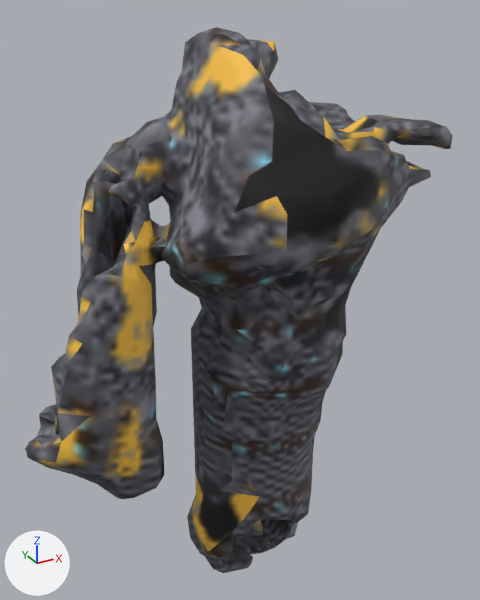
What one commit did to the glTF model www/proto3d/models/beth/equipment/fitted/elira/elira_chain_epic_leg_R.glb.
Both versions are drawn from a 50 mm camera at (-0.634, -0.995, 0.878) aimed at (-0.215, -0.234, 0.497). Arrows for +X, +Y and +Z are at lower left; the lights stay in place. The first picture is the older version. Vertices at exactly the same position are counted once.

Before the edit, the objects in view are built like this:
```python
me_elira_chain_epic_leg_r_hi_001 = bpy.data.meshes.new('elira_chain_epic_leg_R_hi.001')
me_elira_chain_epic_leg_r_hi_001.from_pydata(...)  # 2224 vertices, 4498 faces; spans x -0.53..0.021, y -0.424..-0.084, z -0.031..0.856
me_elira_chain_epic_leg_r_hi_001.materials.append(mat_elira_chain_epic_leg_r_mat)  # picture img_tex_elira_chain_epic_leg_r
ob_elira_chain_epic_leg_r = bpy.data.objects.new('elira_chain_epic_leg_R', me_elira_chain_epic_leg_r_hi_001)
ob_elira_chain_epic_leg_r.location = (0.0, 0.0, 0.0)
```
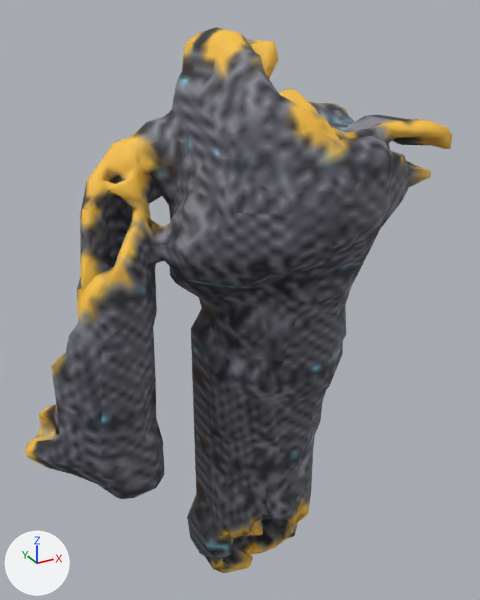
The change, as a list of edits to the scene's bpy script:
```text
Change me_elira_chain_epic_leg_r_hi_001:
    used by ob_elira_chain_epic_leg_r; location = (0.0, 0.0, 0.0)
    remove me_elira_chain_epic_leg_r_hi_001.from_pydata(...)  # 2224 vertices, 4498 faces; spans x -0.53..0.021, y -0.424..-0.084, z -0.031..0.856
    add me_elira_chain_epic_leg_r_hi_001.from_pydata(...)  # 2233 vertices, 4530 faces; spans x -0.53..0.021, y -0.424..-0.084, z -0.031..0.856
    me_elira_chain_epic_leg_r_hi_001 part 1: the loose piece of 6 vertices spanning x -0.189..-0.161, y -0.289..-0.278, z 0.071..0.083 is deleted
    me_elira_chain_epic_leg_r_hi_001 part 2
    32 vertices are removed from x -0.491..-0.06, y -0.367..-0.109, z 0.067..0.828
    199 faces are deleted
    5 vertices move from x -0.269..-0.209, y -0.234..-0.109, z 0.131..0.403 to x -0.27..-0.207, y -0.232..-0.108, z 0.13..0.403
    52 vertices are added at x -0.493..-0.055, y -0.371..-0.11, z 0.066..0.83
    239 new faces join them
    me_elira_chain_epic_leg_r_hi_001 part 3: 4281 kept faces spanning x -0.53..0.021, y -0.424..-0.084, z -0.031..0.856 get new texture (UV) coordinates
    other edits to the shape of me_elira_chain_epic_leg_r_hi_001 do not show in these pictures
```

Changed parts and their boxes [x1, y1, x2, y2] in the pictures (480 x 600 px; the box of a moved part takes in the faces that stretch with it):
part 1 of me_elira_chain_epic_leg_r_hi_001, deleted: before [267, 535, 282, 544]
part 2 of me_elira_chain_epic_leg_r_hi_001, moved or reshaped: [43, 37, 322, 515] in both
part 3 of me_elira_chain_epic_leg_r_hi_001, surface changed: [25, 27, 452, 573] in both
